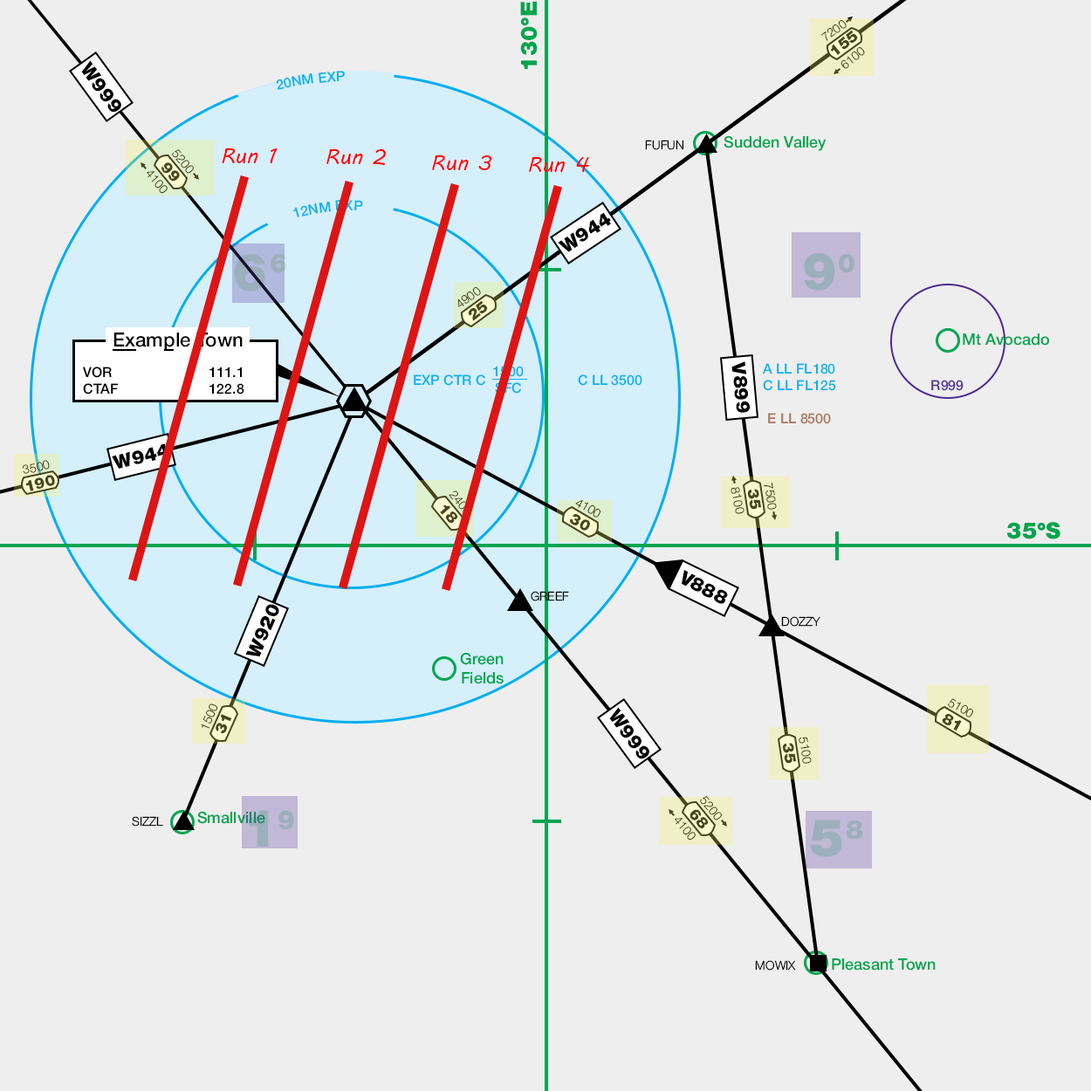
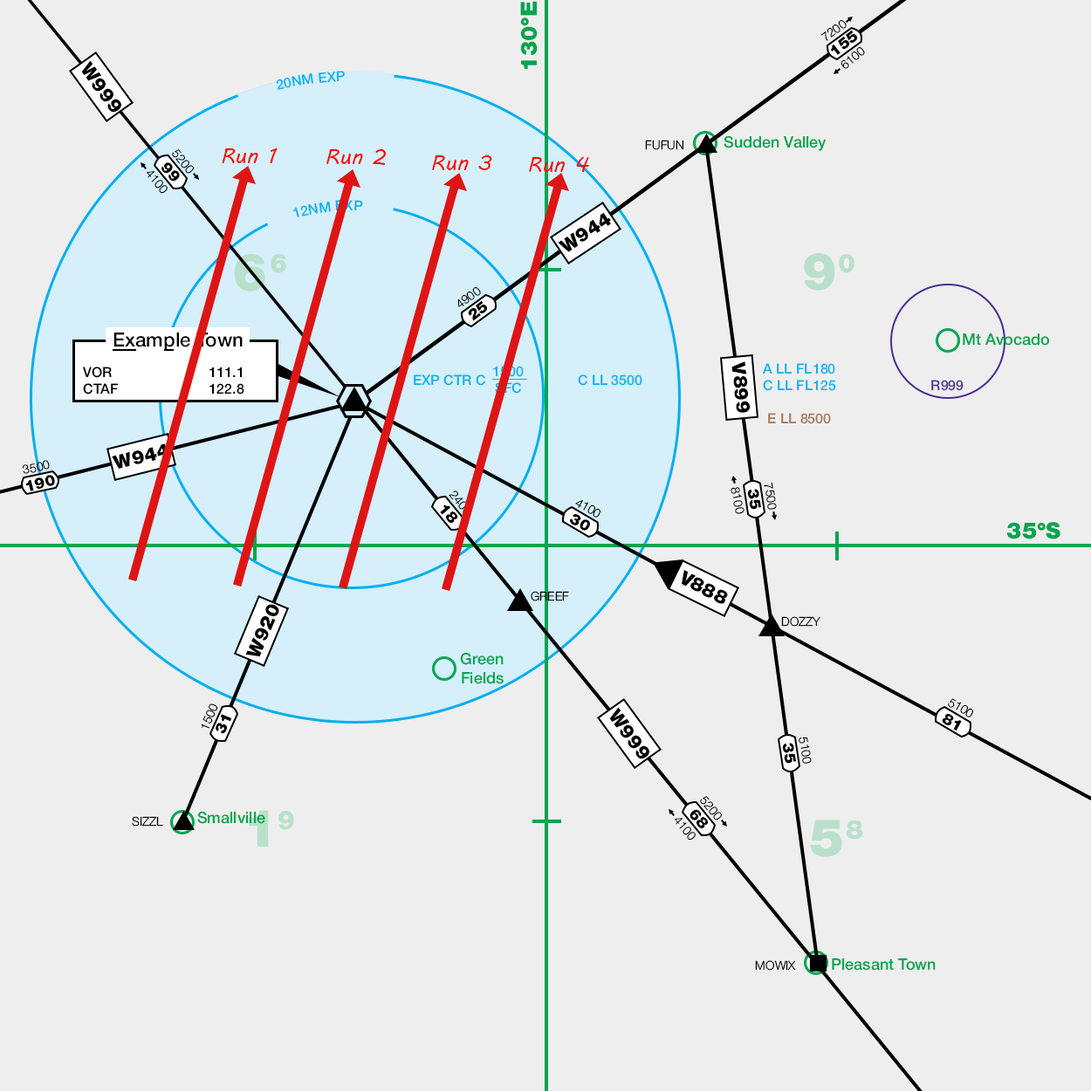
Revision of a layered 1091 x 1091 image; what changed, layer by layer:
added layer "Triangle 4 copy 3" in group "Aerial Ops Map" over 545, 172, 570, 192
added layer "Triangle 4 copy 2" in group "Aerial Ops Map" over 443, 172, 468, 192
added layer "Triangle 4 copy" in group "Aerial Ops Map" over 337, 169, 361, 188
added layer "Triangle 4" in group "Aerial Ops Map" over 232, 165, 256, 185
hid group "LSALT highlights" (15 layers) over 13, 18, 990, 869
